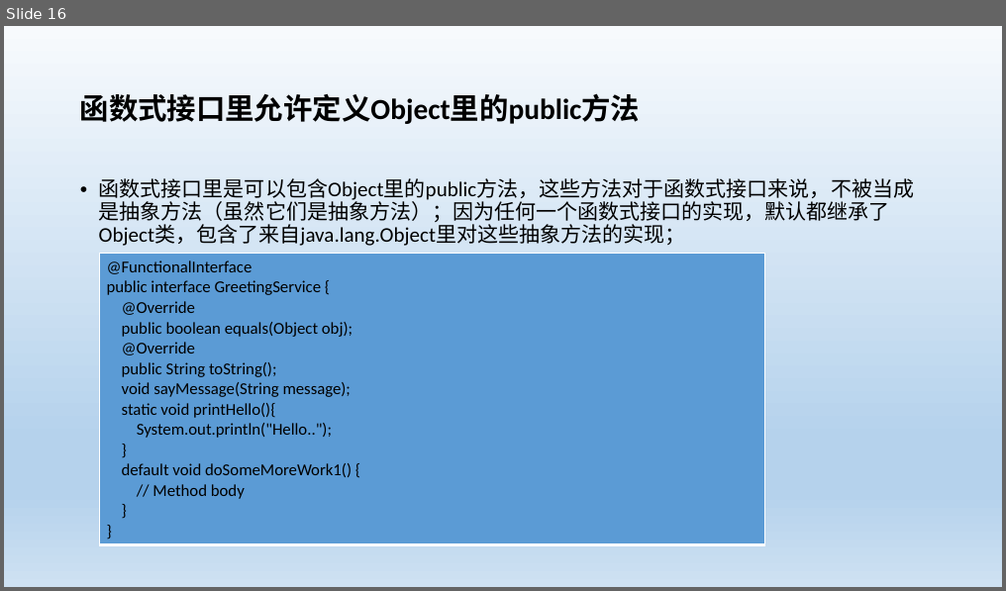
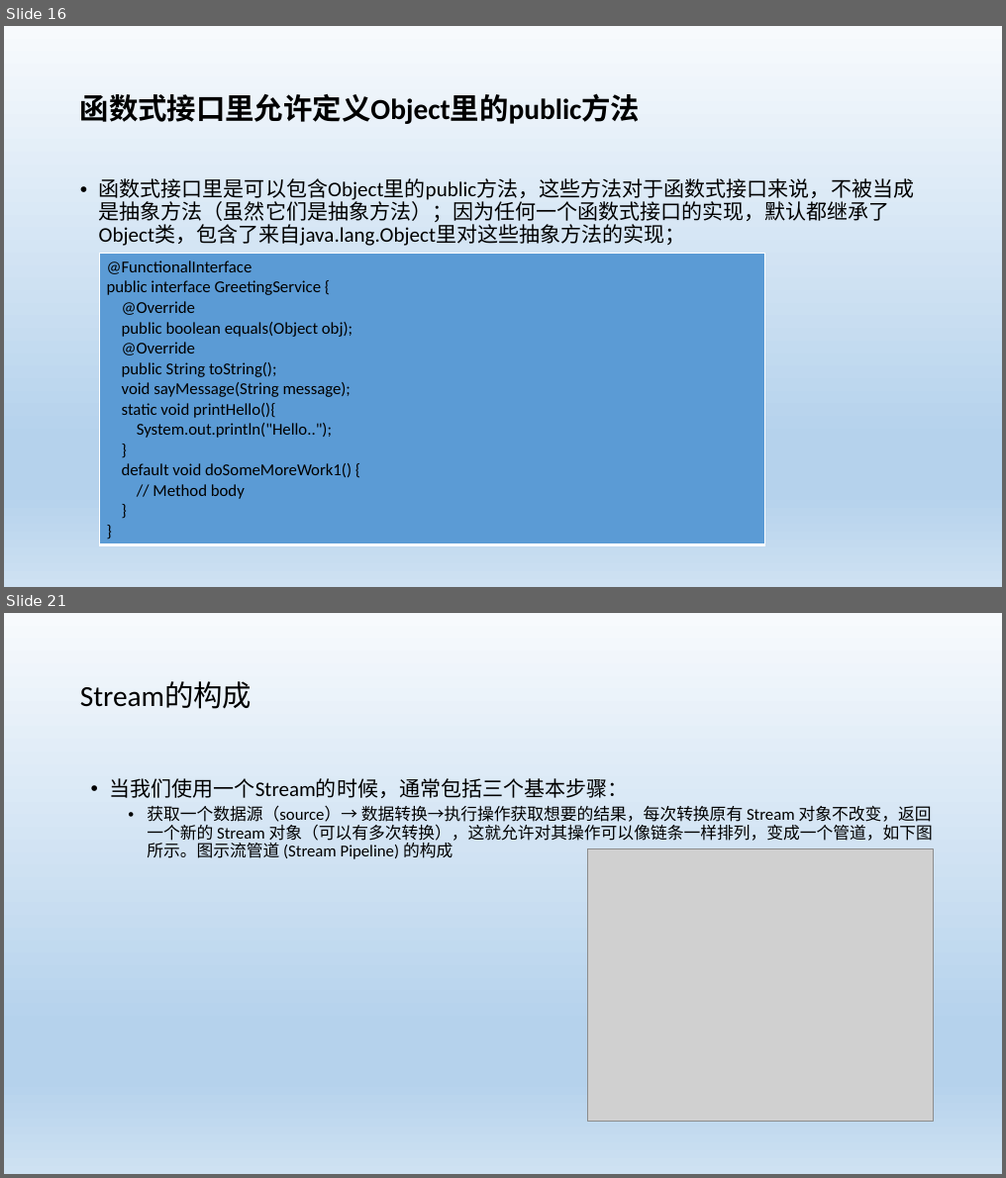
Before and after one commit to blackdancers/Java8Tutorial, a slide deck: src/main/resources/JAVA 8 Lambda表达式.pptx. Shown one above the other, each under a label of ours: slide 16 before the commit, slides 16 and 21 after it; the slides between them are not shown. The pictures are 1006x591 and 1006x1178 pixels, drawn with LibreOffice and Linux fonts; fonts in the diff are those of the drawing; grey boxes stand for pictures. Boxes give left, top, right and bottom in pixels: in the first picture for what was removed or moved away, otherwise in the second. Text is boxed around its words. In the diff, an @@ line names an element or a change of style, - is before the commit and + after.

```diff
--- a/src/main/resources/JAVA 8 Lambda表达式.pptx
+++ b/src/main/resources/JAVA 8 Lambda表达式.pptx
@@ slide 21 added at [4,613,1002,1174], background gradient #F7FAFD to #B5D2EC to #CEE1F2 @@
@@ title added at [80,682,252,709], 28 pt, text #000000 @@
+Stream的构成
@@ text added at [110,778,933,860], 16 pt, text #000000 @@
+• 当我们使用一个Stream的时候，通常包括三个基本步骤：
+  • 获取一个数据源（source）→ 数据转换→执行操作获取想要的结果，每次转换原有 Stream 对象不改变，返回一个新的 Stream 对象（可以有多次转换），这就允许对其操作可以像链条一样排列，变成一个管道，如下图所示。图示流管道 (Stream Pipeline) 的构成
@@ picture added at [588,849,933,1121] @@
```
Also in this commit, not shown: 3 slides changed, 5 other slides added.
